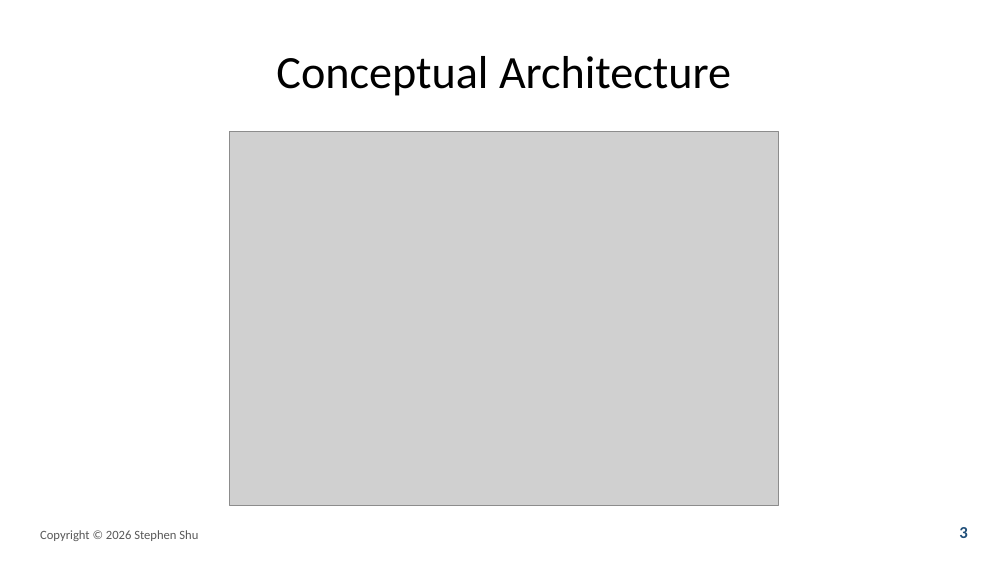
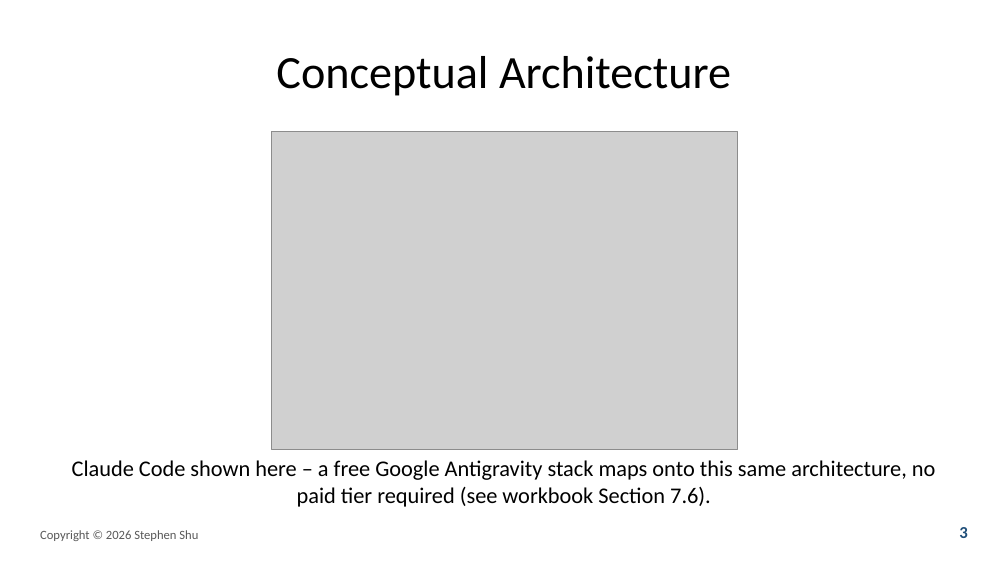
Before and after one commit to prof-stephenshu/behavioral-research-env, a slide deck: slide 3 of presentations/2026-workshop/slides.pptx. Drawn at 1008x567 pixels with LibreOffice and Linux fonts; fonts in the diff are those of the drawing; grey boxes stand for pictures. Boxes give left, top, right and bottom in pixels: in the first picture for what was removed or moved away, otherwise in the second. Text is boxed around its words. In the diff, an @@ line names an element or a change of style, - is before the commit and + after.

```diff
--- a/presentations/2026-workshop/slides.pptx
+++ b/presentations/2026-workshop/slides.pptx
@@ picture: place and size @@
-picture at [230,132,778,506]
+picture at [271,132,737,450]
@@ text added at [72,460,936,507], 16 pt, text #000000 @@
+Claude Code shown here – a free Google Antigravity stack maps onto this same architecture, no paid tier required (see workbook Section 7.6).
```
Also in this commit, not shown: 1 other file.
